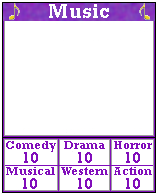
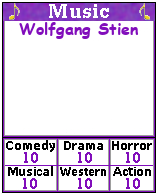
Two versions of the same layered image (158x195). Layer-by-layer changes:
hid "Horror" over [114, 141, 152, 149]
hid "Drama" over [64, 141, 105, 149]
hid "Comedy" over [6, 141, 56, 152]
hid "Action" over [114, 167, 152, 175]
hid "Western" over [61, 167, 108, 175]
hid "Musical" over [6, 167, 55, 175]
added layer "Wolfgang Stien" above "Talent0SpriteNS.jpg" over [19, 22, 138, 39]
painted on "Talent0SpriteNS.jpg" over [6, 139, 152, 191]
